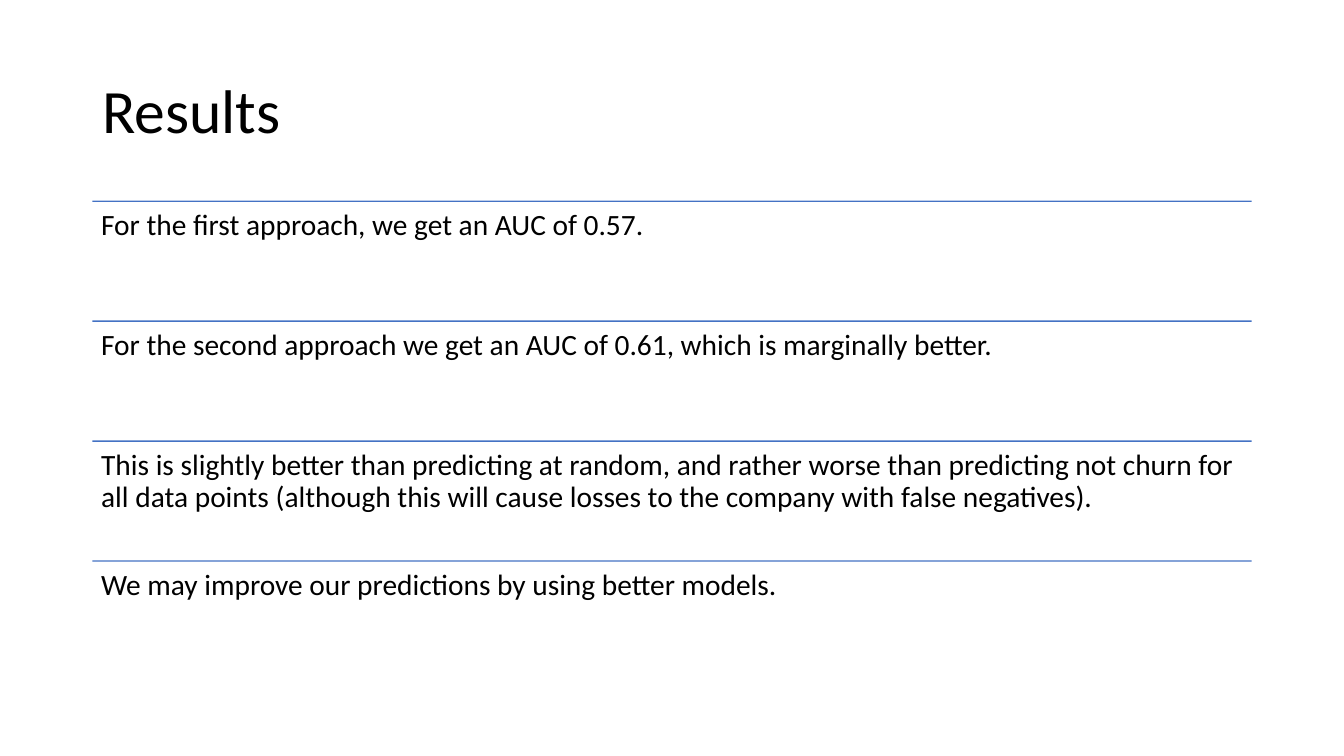
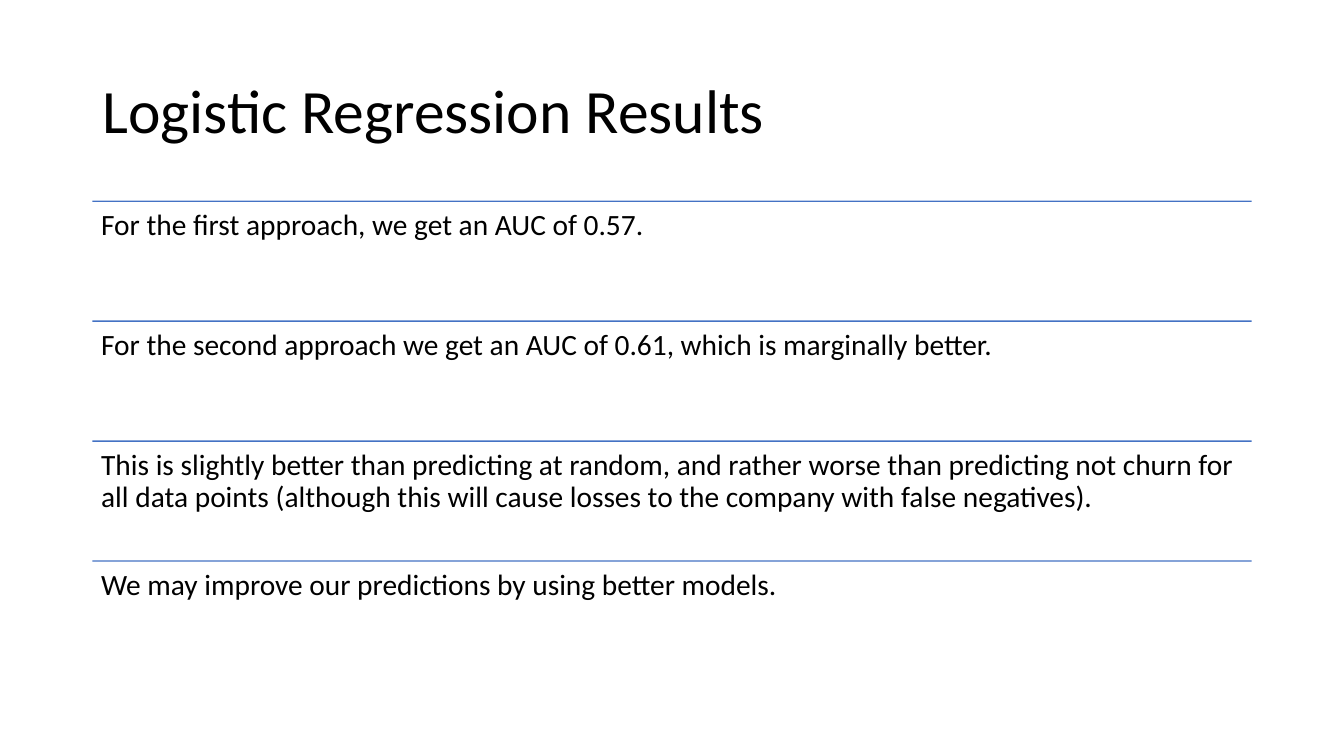
Before and after one commit to harimadhavan2000/P1, a slide deck: slide 11 of GBC_ML1_project_pres.pptx (slide 10 before the commit). Drawn at 1344x756 pixels with LibreOffice and Linux fonts; fonts in the diff are those of the drawing. Boxes give left, top, right and bottom in pixels: in the first picture for what was removed or moved away, otherwise in the second. Text is boxed around its words. In the diff, an @@ line names an element or a change of style, - is before the commit and + after.

```diff
--- a/GBC_ML1_project_pres.pptx
+++ b/GBC_ML1_project_pres.pptx
@@ title at (x1=102, y1=90, x2=764, y2=144): text changed @@
-Results
+Logistic Regression Results
```
Also in this commit, not shown: 3 other slides changed, 6 slides added, 1 slide removed.
